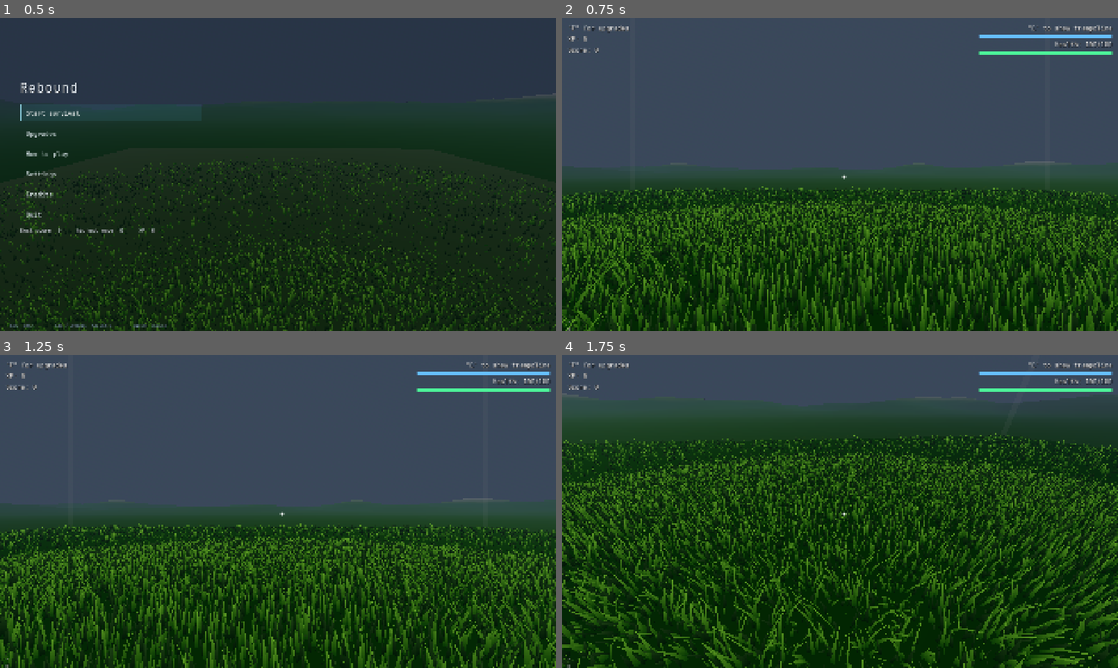
Above: before the commit, frames 1-4 (two rows, left to right).
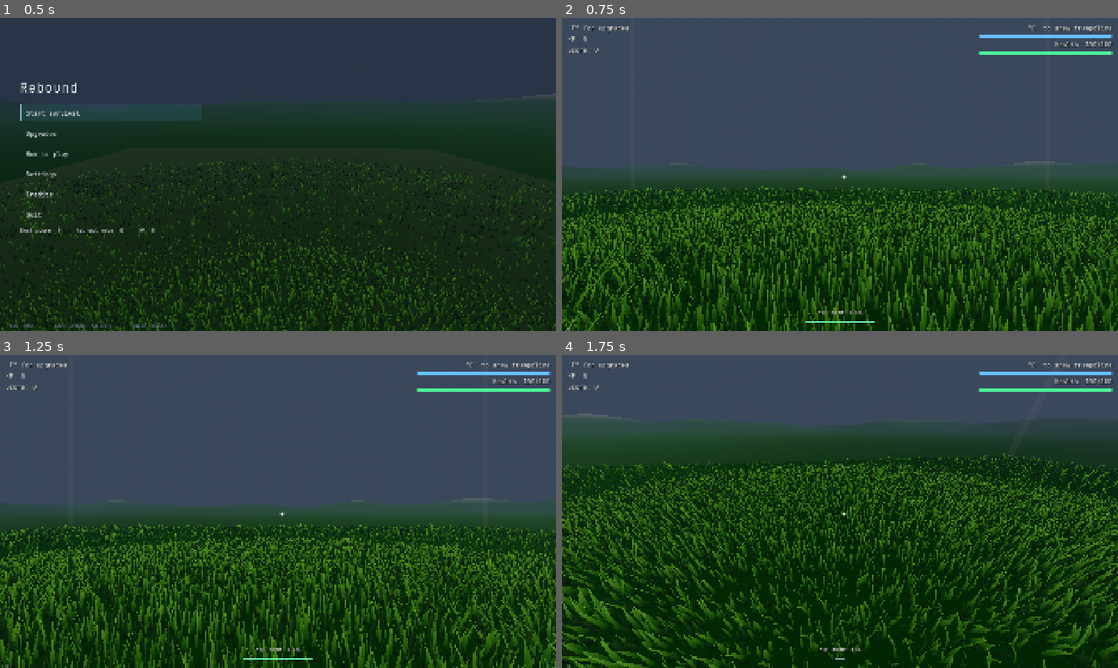
Above: after the commit, the same moments.

Repository: Error403Allowed/Rebound
Game: Godot game, scene res://UI/boot.tscn
Same seed, same stepped clock (60 frames per second), same inputs: the game is played once before the commit and once after it.
Inputs (mouse positions are in pixels of both pictures, inside the frame that each line leads up to):
- Up to frame 1 (0.5 s): no input
- Up to frame 2 (0.75 s): click "Start survival" at 0.5 s
- Up to frame 3 (1.25 s): no input
- Up to frame 4 (1.75 s): tap Enter at 1.25 s; move the mouse to (867, 511) at 1.27 s; hold W from 1.28 s (still down); tap Q at 1.35 s; click (867, 511) at 1.42 s; tap Space at 1.52 s

Frame 1 is identical in both runs. In frame 2, 0.1% of the frame differs, in the area x 43-57%, y 93-98%; in frame 3, 0.1%; in frame 4, 41%, in the area x 0-100%, y 12-100%.

Commit message:
Restore dash while keeping sprint removed

Diff:
--- a/Scenes/player.gd
+++ b/Scenes/player.gd
@@ -13,6 +13,14 @@
 @export var jump_speed := 8.0
 @export var gravity: float = 26.0
 @export var mouse_sensitivity := 0.0025
+
+@export_group("Dash")
+@export var dash_recharge_time := 3.0
+@export var dash_minimum_charge := 0.2
+@export var dash_min_speed := 18.0
+@export var dash_max_speed := 32.0
+@export var dash_min_duration := 0.10
+@export var dash_max_duration := 0.22
 
 @export_group("Trampoline")
 @export var place_range := 10.0
@@ -59,6 +67,11 @@
 var last_trampoline: Node = null
 var consecutive_bounces := 0
 var base_fov := 75.0
+var dash_charge := 1.0
+var dash_left := 0.0
+var dash_speed := 0.0
+var dash_fov_kick := 0.0
+var dash_direction := Vector3.ZERO
 var last_impact_frame := -1
 var last_fall_speed := 0.0
 
@@ -164,6 +177,8 @@
 				# E toggles place mode
 				if UIManager.screen == "" and not UIManager.modal.visible and Input.mouse_mode == Input.MOUSE_MODE_CAPTURED:
 					place_mode = not place_mode
+			KEY_Q:
+				try_dash()
 			KEY_R:
 				UIManager.request_restart()
 	elif event is InputEventMouseButton and event.pressed and event.button_index == MOUSE_BUTTON_LEFT:
@@ -176,6 +191,7 @@
 func _physics_process(delta: float) -> void:
 	if health <= 0 or get_tree().paused:
 		return
+	dash_charge = minf(1.0, dash_charge + delta / maxf(0.01, dash_recharge_time))
 	cooldown_left = maxf(cooldown_left - delta, 0.0)
 	hit_timer = maxf(hit_timer - delta, 0.0)
 
@@ -211,14 +227,19 @@
 	velocity.x = horizontal_velocity.x
 	velocity.z = horizontal_velocity.z
 
+	if dash_left > 0.0:
+		velocity.x = dash_direction.x * dash_speed
+		velocity.z = dash_direction.z * dash_speed
+		dash_left = maxf(0.0, dash_left - delta)
 	var fall_speed := velocity.y
 	last_fall_speed = fall_speed
 	move_and_slide()
-	var flat_speed := Vector2(velocity.x, velocity.z).length()
-	var speed_limit := move_speed if is_on_floor() else air_move_speed
-	if flat_speed > speed_limit:
-		velocity.x *= speed_limit / flat_speed
-		velocity.z *= speed_limit / flat_speed
+	if dash_left <= 0.0:
+		var flat_speed := Vector2(velocity.x, velocity.z).length()
+		var speed_limit := move_speed if is_on_floor() else maxf(air_move_speed, dash_max_speed)
+		if flat_speed > speed_limit:
+			velocity.x *= speed_limit / flat_speed
+			velocity.z *= speed_limit / flat_speed
 
 	_check_slam(fall_speed)
 
@@ -436,7 +457,7 @@
 		status = "Trampoline ready (E)"
 	if place_mode:
 		status = "PLACE MODE: left click to place, E to cancel   |   " + status
-	hud.text = "HP: %d / %d\n%s\nWASD move | Space jump | E place mode | Esc pause | R restart" % [health, max_health, status]
+	hud.text = "HP: %d / %d\n%s\nWASD move | Space jump | Q dash | E place mode | Esc pause | R restart" % [health, max_health, status]
 
 
 func _update_fov(delta: float) -> void:
@@ -447,10 +468,13 @@
 	if not is_on_floor():
 		var horizontal_speed := Vector2(velocity.x, velocity.z).length()
 		air_fov = clampf(4.0 + absf(velocity.y) * 0.25 + horizontal_speed * 0.2, 4.0, 14.0)
+	var motion_fov := minf(24.0, air_fov + dash_fov_kick)
 	var effect_strength := float(SettingsManager.get_value("fov_strength"))
-	var target_fov := clampf(base_fov + air_fov * effect_strength, 40.0, 140.0)
+	var target_fov := clampf(base_fov + motion_fov * effect_strength, 40.0, 140.0)
 	var response := 18.0 if target_fov > camera.fov else 7.0
 	camera.fov = lerpf(camera.fov, target_fov, 1.0 - exp(-response * delta))
+	if dash_left <= 0.0:
+		dash_fov_kick = lerpf(dash_fov_kick, 0.0, 1.0 - exp(-10.0 * delta))
 
 
 func _show_damage_flash() -> void:
@@ -467,3 +491,26 @@
 	var tween := create_tween()
 	tween.tween_property(flash, "modulate:a", 0.0, 0.18)
 	tween.tween_callback(canvas.queue_free)
+
+
+func try_dash() -> bool:
+	if health <= 0 or get_tree().paused or Input.mouse_mode != Input.MOUSE_MODE_CAPTURED or UIManager.screen != "" or UIManager.modal.visible:
+		return false
+	if dash_left > 0.0 or dash_charge < dash_minimum_charge:
+		return false
+	var input := Vector2.ZERO
+	if Input.is_physical_key_pressed(KEY_W): input.y -= 1.0
+	if Input.is_physical_key_pressed(KEY_S): input.y += 1.0
+	if Input.is_physical_key_pressed(KEY_A): input.x -= 1.0
+	if Input.is_physical_key_pressed(KEY_D): input.x += 1.0
+	dash_direction = global_transform.basis * Vector3(input.x, 0.0, input.y)
+	if dash_direction.length_squared() < 0.001:
+		dash_direction = -global_transform.basis.z
+	dash_direction.y = 0.0
+	dash_direction = dash_direction.normalized()
+	var strength := clampf((dash_charge - dash_minimum_charge) / maxf(0.01, 1.0 - dash_minimum_charge), 0.0, 1.0)
+	dash_speed = lerpf(dash_min_speed, dash_max_speed, strength)
+	dash_fov_kick = lerpf(10.0, 18.0, strength)
+	dash_left = lerpf(dash_min_duration, dash_max_duration, strength)
+	dash_charge = 0.0
+	return true
--- a/UI/ui_manager.gd
+++ b/UI/ui_manager.gd
@@ -29,6 +29,8 @@
 var score_text: Label
 var tier_text: Label
 var cooldown: ProgressBar
+var dash_bar: TextureProgressBar
+var dash_text: Label
 var fps_text: Label
 var elapsed := 0.0
 var modal: ConfirmationDialog
@@ -285,6 +287,9 @@
 		wave_text.text = "XP: %d%s" % [Progression.currency, " (save pending)" if manager.bank_error != OK else ""]
 		score_text.text = "Score: %d" % manager.score
 		tier_text.text = '"E" to show trampoline' if player.cooldown_left <= 0.0 else "Trampoline ready in %.1f s" % player.cooldown_left
+		dash_bar.value = player.dash_charge * 100.0
+		dash_text.text = '"Q" dash: %d%%' % int(round(player.dash_charge * 100.0))
+		dash_bar.modulate = Color(0.45, 1.0, 0.75) if player.dash_charge >= 0.999 else Color.WHITE if player.dash_charge >= player.dash_minimum_charge else Color(0.6, 0.65, 0.7)
 		fps_text.text = "%d FPS" % Engine.get_frames_per_second() if bool(SettingsManager.get_value("show_fps")) else ""
 
 func _enter_game() -> void:
@@ -368,6 +373,30 @@
 	hint.offset_top = -40
 	hint.offset_bottom = -14
 
+	var dash_box := VBoxContainer.new()
+	hud.add_child(dash_box)
+	dash_box.set_anchors_and_offsets_preset(Control.PRESET_CENTER_BOTTOM)
+	dash_box.offset_left = -120
+	dash_box.offset_right = 120
+	dash_box.offset_top = -76
+	dash_box.offset_bottom = -20
+	dash_box.mouse_filter = Control.MOUSE_FILTER_IGNORE
+	dash_text = _hud_label(dash_box, '"Q" dash: 100%', 18)
+	dash_text.horizontal_alignment = HORIZONTAL_ALIGNMENT_CENTER
+	dash_bar = TextureProgressBar.new()
+	dash_bar.fill_mode = TextureProgressBar.FILL_BILINEAR_LEFT_AND_RIGHT
+	dash_bar.max_value = 100.0
+	dash_bar.custom_minimum_size = Vector2(240, 8)
+	dash_bar.mouse_filter = Control.MOUSE_FILTER_IGNORE
+	var gradient := Gradient.new()
+	gradient.colors = PackedColorArray([Color.WHITE, Color.WHITE])
+	var texture := GradientTexture2D.new()
+	texture.gradient = gradient
+	texture.width = 240
+	texture.height = 8
+	dash_bar.texture_progress = texture
+	dash_bar.nine_patch_stretch = true
+	dash_box.add_child(dash_bar)
 	var player := _player()
 	if player != null: player.hud.hide()
 	var manager := _manager()
@@ -483,7 +512,7 @@
 				_toggle(box, "Disable damage flashing", "reduced_flashing")
 				_label(box, "Roles have text labels as well as colours. Menus support Tab/arrows, Enter and Escape.", 20)
 			"Controls":
-				_label(box, "WASD — Move\nMouse — Look\nSpace — Jump\n1 / 2 / 3 — Select trampoline\nE / Left click — Place\nF — Upgrades (immediate)\nEscape — Pause / back\nR — Request restart\n\nCustom key rebinding is still pending; these are the current bindings.", 24)
+				_label(box, "WASD — Move\nMouse — Look\nSpace — Jump\nQ — Charged dash (ground and air)\n1 / 2 / 3 — Select trampoline\nE / Left click — Place\nF — Upgrades (immediate)\nEscape — Pause / back\nR — Request restart\n\nCustom key rebinding is still pending; these are the current bindings.", 24)
 			"Data":
 				_label(box, "Settings file: user://settings.cfg\nPreferences and permanent progression are saved separately.", 22)
 				_button(box, "RESET SETTINGS", func(): confirm("Reset preferences?", "Restore default preferences? Your run is not reset.", func():
